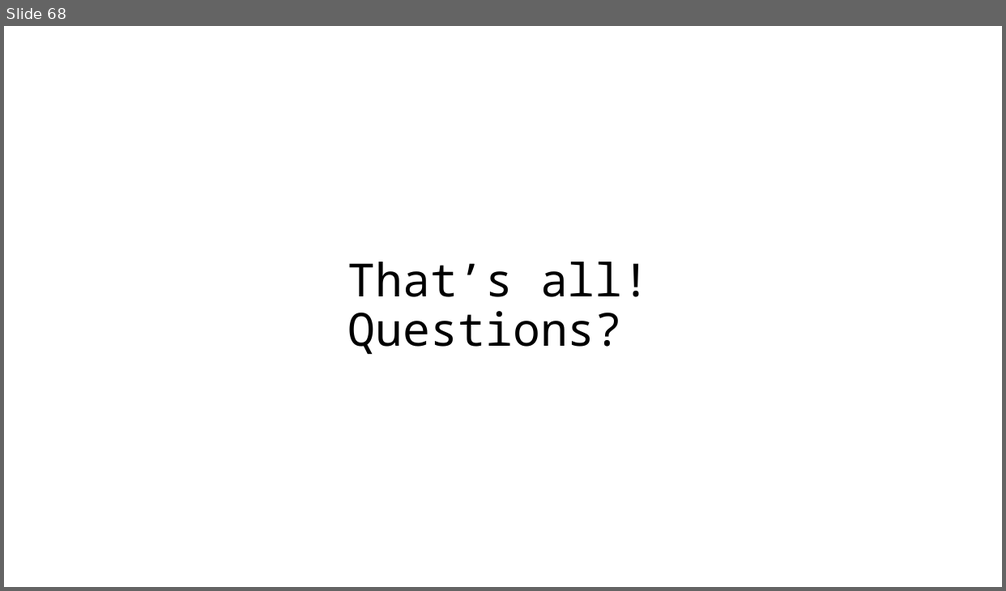
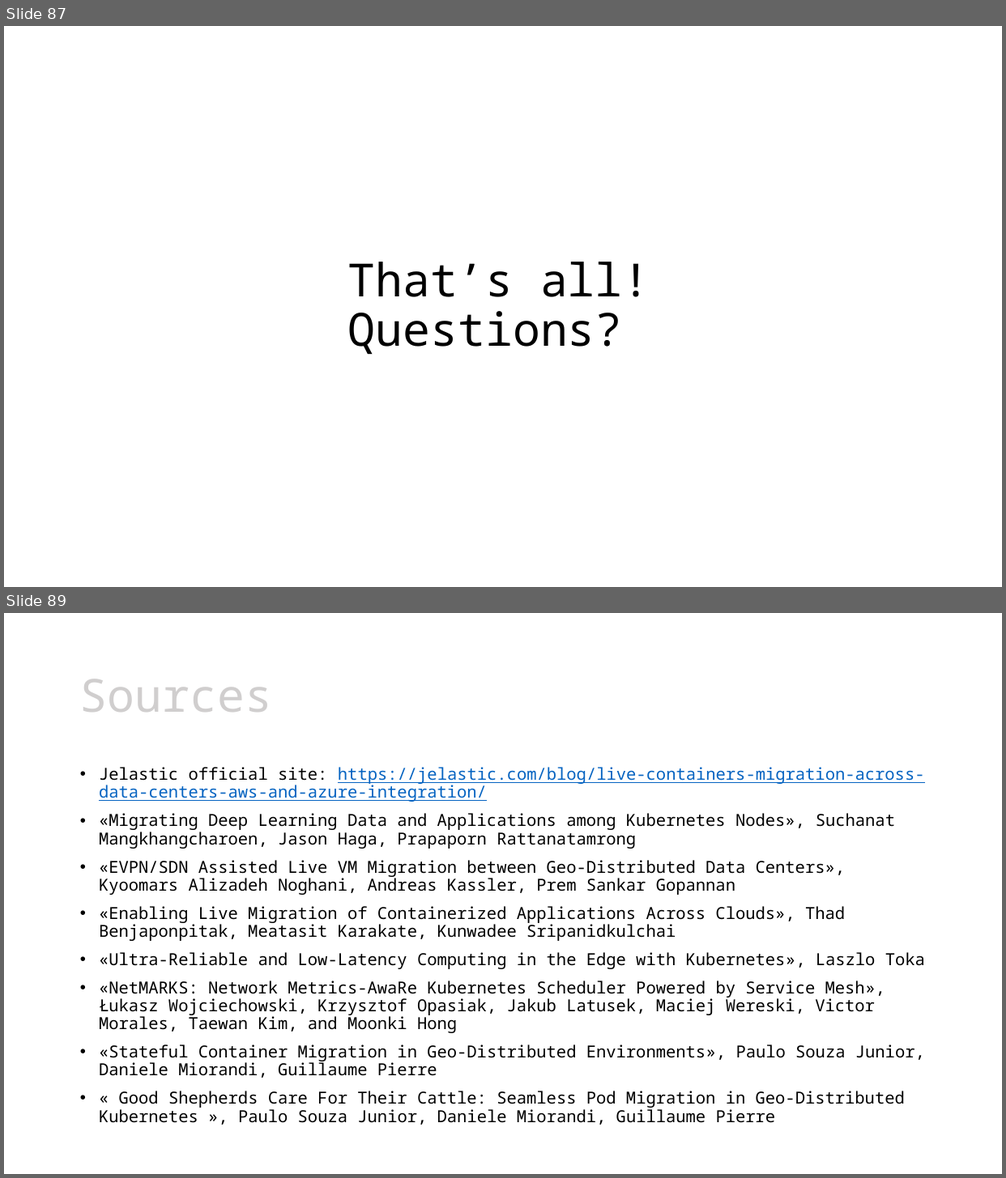
Before and after one commit to leonardopoggiani/Live-migration-Kubernetes-pods, a slide deck: presentazione_tesi.pptx. Shown one above the other, each under a label of ours: slide 68 before the commit, slides 87 and 89 after it; the slides between them are not shown. The pictures are 1006x591 and 1006x1178 pixels, drawn with LibreOffice and Linux fonts; fonts in the diff are those of the drawing. Boxes give left, top, right and bottom in pixels: in the first picture for what was removed or moved away, otherwise in the second. Text is boxed around its words. In the diff, an @@ line names an element or a change of style, - is before the commit and + after.

```diff
--- a/presentazione_tesi.pptx
+++ b/presentazione_tesi.pptx
@@ slide 89 added at box(4, 613, 1002, 1174), background #FFFFFF @@
@@ title added at box(80, 679, 272, 712), 44 pt, text #D0CECE @@
+Sources
@@ text added at box(99, 767, 925, 1125), 16 pt, text #000000 @@
+• Jelastic official site: https://jelastic.com/blog/live-containers-migration-across-data-centers-aws-and-azure-integration/
+• «Migrating Deep Learning Data and Applications among Kubernetes Nodes», Suchanat Mangkhangcharoen, Jason Haga, Prapaporn Rattanatamrong
+• «EVPN/SDN Assisted Live VM Migration between Geo-Distributed Data Centers», Kyoomars Alizadeh Noghani, Andreas Kassler, Prem Sankar Gopannan
+• «Enabling Live Migration of Containerized Applications Across Clouds», Thad Benjaponpitak, Meatasit Karakate, Kunwadee Sripanidkulchai
+• «Ultra-Reliable and Low-Latency Computing in the Edge with Kubernetes», Laszlo Toka
+• «NetMARKS: Network Metrics-AwaRe Kubernetes Scheduler Powered by Service Mesh», Łukasz Wojciechowski, Krzysztof Opasiak, Jakub Latusek, Maciej Wereski, Victor Morales, Taewan Kim, and Moonki Hong
+• «Stateful Container Migration in Geo-Distributed Environments», Paulo Souza Junior, Daniele Miorandi, Guillaume Pierre
+• « Good Shepherds Care For Their Cattle: Seamless Pod Migration in Geo-Distributed Kubernetes », Paulo Souza Junior, Daniele Miorandi, Guillaume Pierre
@@ what was slide 68 is now slide 87 @@
```
Also in this commit, not shown: 12 slides changed, 36 other slides added, 3 slides removed, 1 other file.
